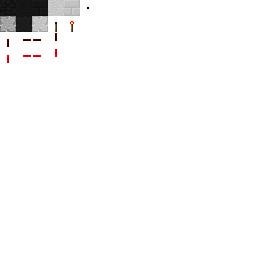
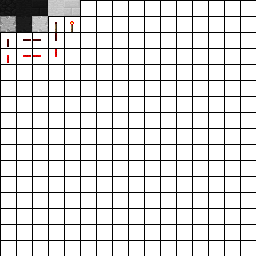
Comparing the layer stacks of the two 256×256 images. Changes:
showed "Grid" over <box>0,0,256,256</box>
